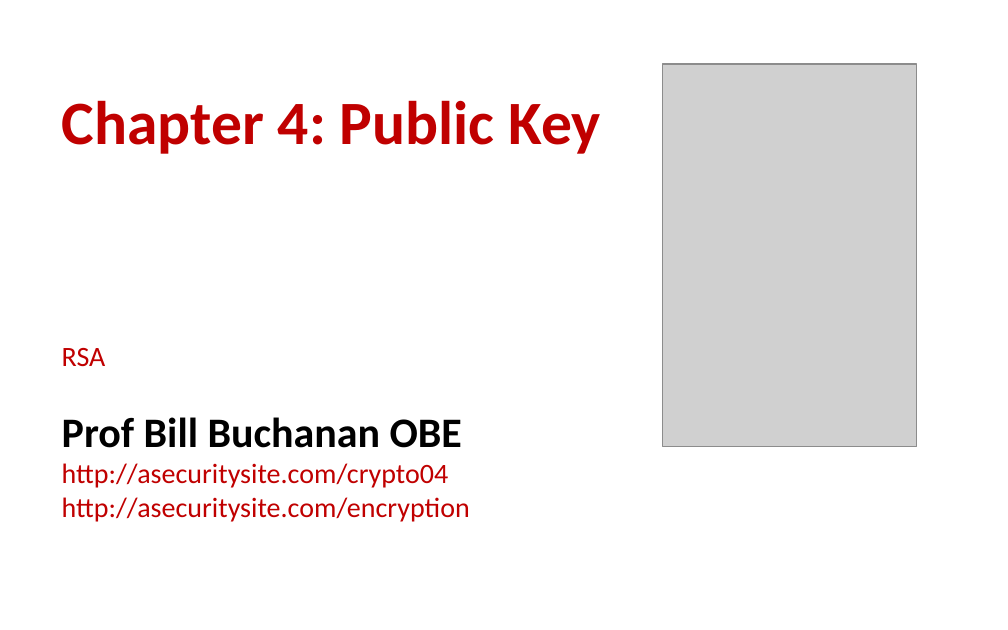
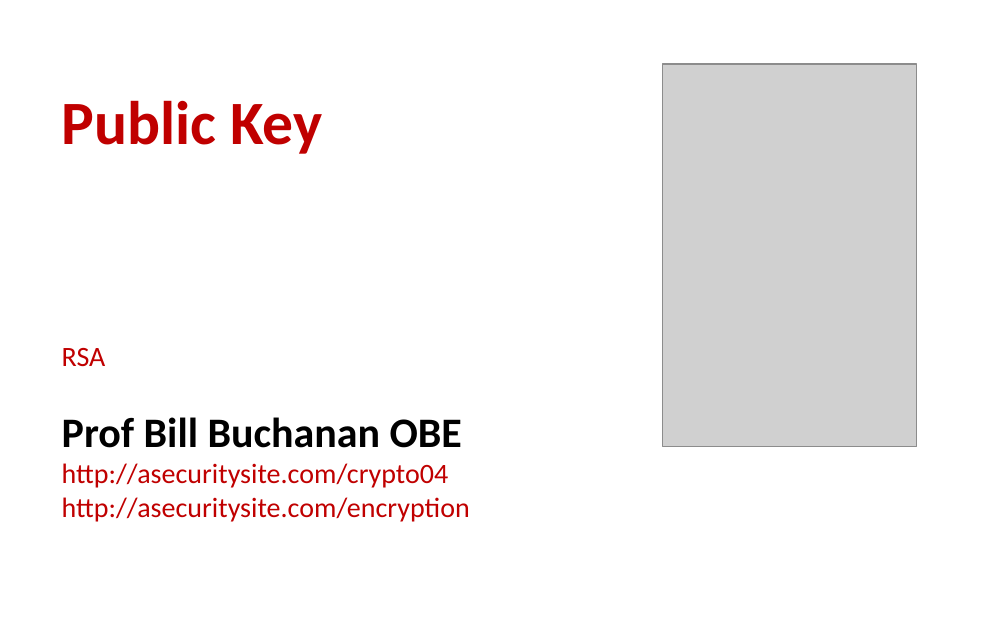
Before and after one commit to billbuchanan/csn09112, a slide deck: slide 5 of week06_public_key/lecture/chapter04_public.ppt (slide 4 before the commit). Drawn at 1008x630 pixels with LibreOffice and Linux fonts; fonts in the diff are those of the drawing; grey boxes stand for pictures. Boxes give left, top, right and bottom in pixels: in the first picture for what was removed or moved away, otherwise in the second. Text is boxed around its words. In the diff, an @@ line names an element or a change of style, - is before the commit and + after.

```diff
--- a/week06_public_key/lecture/chapter04_public.ppt
+++ b/week06_public_key/lecture/chapter04_public.ppt
@@ title at (x1=62, y1=100, x2=470, y2=522): text changed @@
-Chapter 4: Public Key
-RSA
-Prof Bill Buchanan OBE
-http://asecuritysite.com/crypto04
-http://asecuritysite.com/encryption
+Public Key
+RSA
+Prof Bill Buchanan OBE
+http://asecuritysite.com/crypto04
+http://asecuritysite.com/encryption
```
Also in this commit, not shown: 2 other slides changed, 1 slide added, 3 other files.
